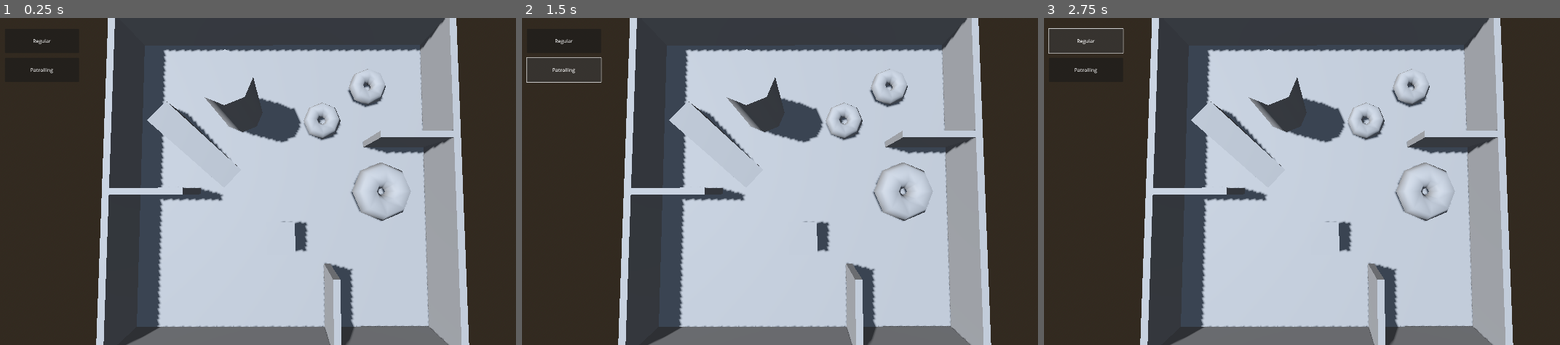
Above: before the commit, frames 1-3 (left to right).
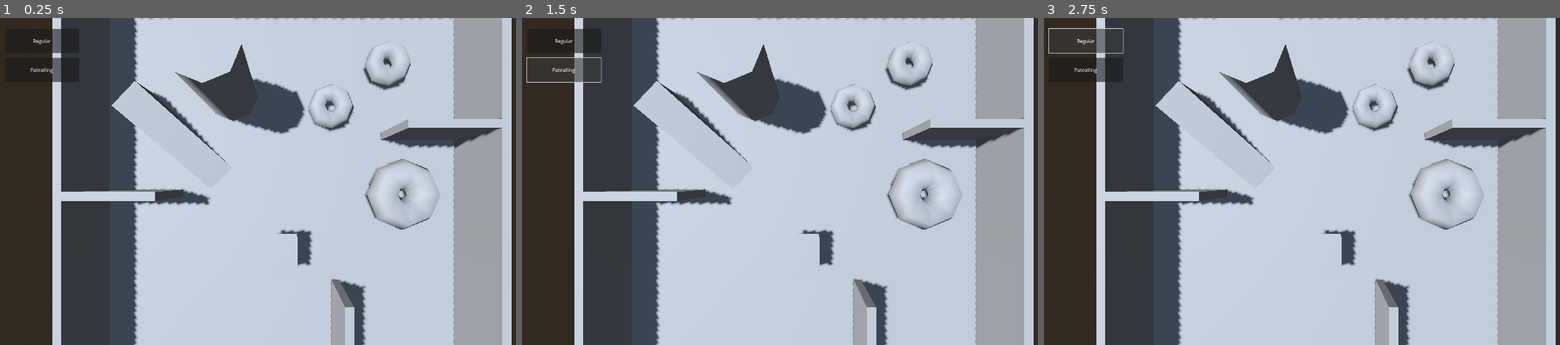
Above: after the commit, the same moments.

Repository: CodyI20/Agents-minigame-godot
Game: Godot game, scene res://Scenes/main_scene.tscn
Same seed, same stepped clock (60 frames per second), same inputs: the game is played once before the commit and once after it. The engine's default icon, where the game draws it, is replaced by a stand-in: a white triangle on a blue panel in a dark square.
Inputs:
- Up to frame 1 (0.25 s): no input
- Up to frame 2 (1.5 s): click "Regular" at 0.5 s; click "Patrolling" at 1.25 s
- Up to frame 3 (2.75 s): click "Regular" at 2 s

The runs differ from the first frame. In frame 1, 47% of the frame differs, in the area x 10-100%, y 0-100%; in frame 2, 47%; in frame 3, 47%.

Commit message:
Small update
 - Changed the spawner so that it can no longer spawn agents on top of other agents

Diff:
--- a/Scenes/Agents/navigation_agent_base.tscn
+++ b/Scenes/Agents/navigation_agent_base.tscn
@@ -8,6 +8,8 @@
 
 [node name="NavigationAgentBase" type="CharacterBody3D" groups=["Selectable"]]
 transform = Transform3D(1, 0, 0, 0, 1, 0, 0, 0, 1, 0, 1, 0)
+axis_lock_angular_x = true
+axis_lock_angular_z = true
 
 [node name="Model" type="MeshInstance3D" parent="."]
 mesh = SubResource("CapsuleMesh_00rwa")
--- a/Scenes/main_scene.tscn
+++ b/Scenes/main_scene.tscn
@@ -24,7 +24,7 @@
 [node name="SceneElements" type="Node3D" parent="."]
 
 [node name="Camera3D" type="Camera3D" parent="SceneElements"]
-transform = Transform3D(-0.00149023, 0.999012, -0.0444146, 0, 0.0444146, 0.999013, 0.999999, 0.00148876, -6.61881e-05, -1.64623, 36.3571, -0.0426637)
+transform = Transform3D(-4.37114e-08, 1, 4.37114e-08, 0, -4.37114e-08, 1, 1, 4.37114e-08, 1.91069e-15, 0, 30, 0)
 
 [node name="DirectionalLight3D" type="DirectionalLight3D" parent="SceneElements"]
 transform = Transform3D(-0.356906, -0.923157, 0.142826, -0.445914, 0.302718, 0.842332, -0.820841, 0.236945, -0.51969, 2.42625, 40.6795, -67.4475)
--- a/Scripts/Agents/nav_mesh_agent_spawner.gd
+++ b/Scripts/Agents/nav_mesh_agent_spawner.gd
@@ -41,6 +41,8 @@
 
 				var space_state = get_world_3d().direct_space_state
 				var result = space_state.intersect_ray(PhysicsRayQueryParameters3D.create(from,to))
+				if result.has("collider") and result.collider is NavMeshAgentBase:
+					return
 				if result.has("position"):
 					var click_point = result.position
 					if event.button_index == MOUSE_BUTTON_RIGHT:
